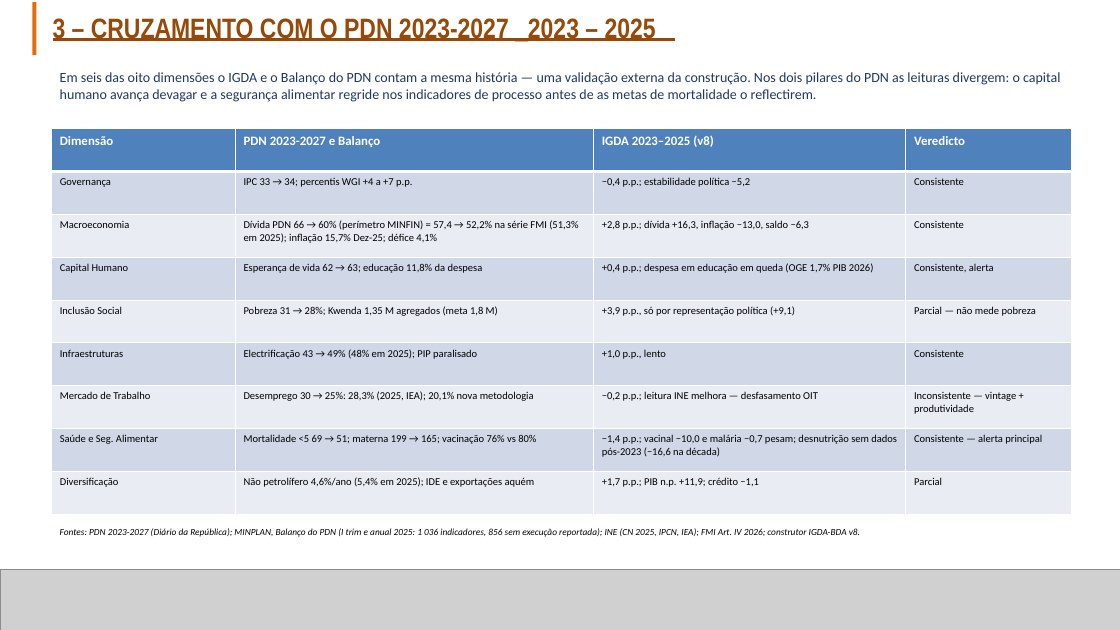
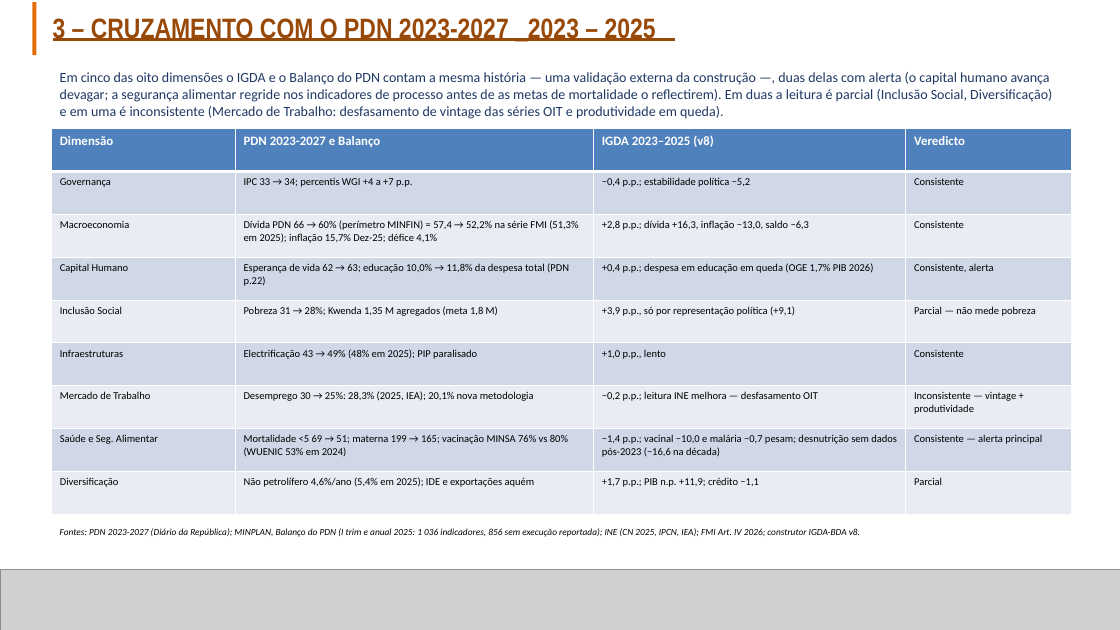
Before and after one commit to DMSILVA87/bda-indice, a slide deck: slide 11 of Versão Final/Finalíssima/files/IGDA_Evolucao_CEX_v10.pptx. Drawn at 1120x630 pixels with LibreOffice and Linux fonts; fonts in the diff are those of the drawing; grey boxes stand for pictures; background and template pictures are left out. Boxes give left, top, right and bottom in pixels: in the first picture for what was removed or moved away, otherwise in the second. Text is boxed around its words. In the diff, an @@ line names an element or a change of style, - is before the commit and + after.

```diff
--- a/Versão Final/Finalíssima/files/IGDA_Evolucao_CEX_v10.pptx
+++ b/Versão Final/Finalíssima/files/IGDA_Evolucao_CEX_v10.pptx
@@ text at (x1=60, y1=72, x2=1052, y2=119): text changed @@
-Em seis das oito dimensões o IGDA e o Balanço do PDN contam a mesma história — uma validação externa da construção. Nos dois pilares do PDN as leituras divergem: o capital humano avança devagar e a segurança alimentar regride nos indicadores de processo antes de as metas de mortalidade o reflectirem.
+Em cinco das oito dimensões o IGDA e o Balanço do PDN contam a mesma história — uma validação externa da construção —, duas delas com alerta (o capital humano avança devagar; a segurança alimentar regride nos indicadores de processo antes de as metas de mortalidade o reflectirem). Em duas a leitura é parcial (Inclusão Social, Diversificação) e em uma é inconsistente (Mercado de Trabalho: desfasamento de vintage das séries OIT e produtividade em queda).
@@ table at (x1=51, y1=129, x2=1072, y2=514) @@
-row 4, column 2: Esperança de vida 62 → 63; educação 11,8% da despesa
+row 4, column 2: Esperança de vida 62 → 63; educação 10,0% → 11,8% da despesa total (PDN p.22)
-row 8, column 2: Mortalidade <5 69 → 51; materna 199 → 165; vacinação 76% vs 80%
+row 8, column 2: Mortalidade <5 69 → 51; materna 199 → 165; vacinação MINSA 76% vs 80% (WUENIC 53% em 2024)
```
Also in this commit, not shown: 2 other slides changed, 15 other files.
